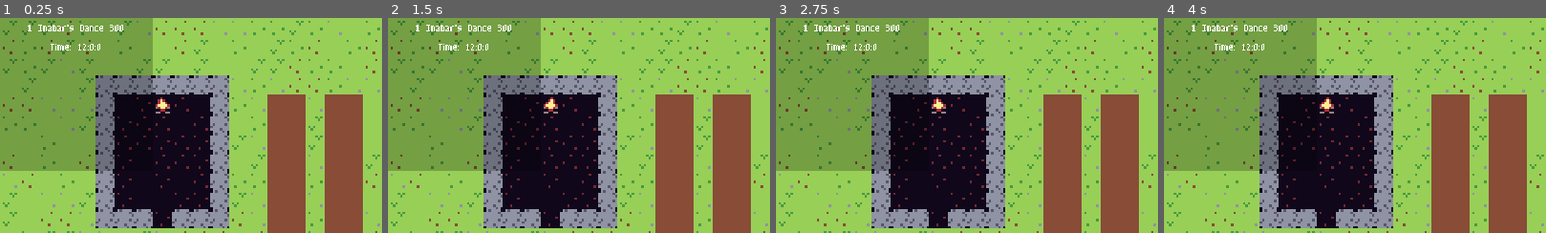
Above: before the commit, frames 1-4 (left to right).
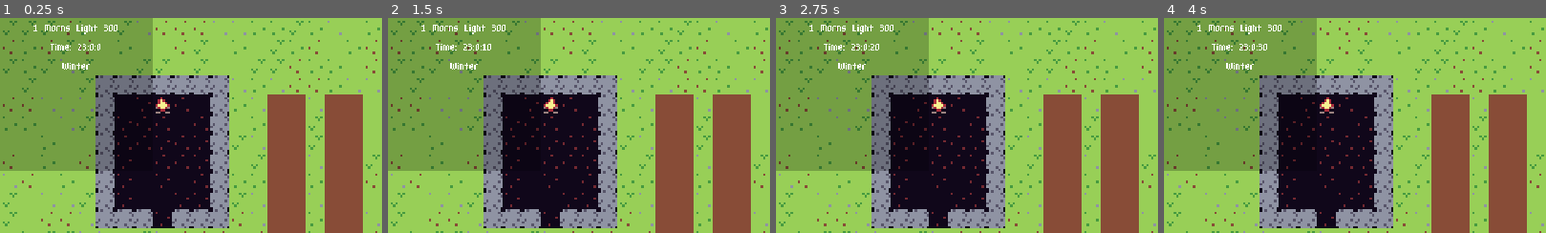
Above: after the commit, the same moments.

Repository: ChrisGlenn/Taelus
Game: Godot game, scene res://Scenes/ALPHA/Alphafarm/alphafarm.tscn
The game is run twice, just before and just after one commit, with the same random seed, the same clock (stepped at 60 frames per second) and the same inputs. This scene is started directly instead of the project's main scene.
Inputs:
- Up to frame 1 (0.25 s): no input
- Up to frame 2 (1.5 s): tap Enter at 0.5 s; hold Right (tae_right) 0.53-1.28 s; tap End (tae_end) at 0.6 s; tap Space (tae_select) at 1.25 s; hold Down (tae_down) from 1.28 s (still down); tap Ctrl (tae_mode) at 1.35 s
- Up to frame 3 (2.75 s): tap Enter at 2 s; release Down (tae_down) at 2.03 s; hold Right (tae_right) from 2.03 s (still down); tap Space (tae_select) at 2.1 s
- Up to frame 4 (4 s): tap Space (tae_select) at 2.75 s; release Right (tae_right) at 2.78 s; hold Up (tae_up) 2.78-3.53 s; tap End (tae_end) at 2.85 s; tap Enter at 3.5 s; hold Left (tae_left) from 3.53 s (still down); tap Ctrl (tae_mode) at 3.6 s
The pictures show only the part of the screen within x 0-50%, y 0-50%; the shares and areas given below are measured in that part.

The runs differ from the first frame. In frame 1, 0.5% of the frame differs, in the area x 7-33%, y 3-24%; in frame 2, 0.7%; in frame 3, 0.7%; in frame 4, 0.7%.

Commit message:
12/4/2023 AFTERNOON

Diff:
--- a/Scenes/ALPHA/AlphaHUD/alpha_hud.gd
+++ b/Scenes/ALPHA/AlphaHUD/alpha_hud.gd
@@ -6,4 +6,4 @@
 
 
 func _process(_delta):
-	HUD_Text.text = str(Globals.day, " ", Globals.months[Globals.month], " ", Globals.year, "\n", "Time: ", Globals.hour, ":", Globals.minutes, ":", Globals.seconds)
+	HUD_Text.text = str(Globals.day, " ", Globals.months[Globals.month], " ", Globals.year, "\n", "Time: ", Globals.hour, ":", Globals.minutes, ":", Globals.seconds, "\n", Globals.seasons[Globals.season])
--- a/Scenes/System/Clock/clock.gd
+++ b/Scenes/System/Clock/clock.gd
@@ -1,8 +1,69 @@
 extends Node
 # CLOCK
-# moves along the seconds, minutes, hours, days, months, years and seasons
-var keep_time = true # if true the clock will move on
+# keeps track of seconds (by increments of 10 in game), minutes, days, years, months, seasons, ect.
+# will also have a flag that is set when a new day has dawned
+var active_clock = true # FALSE default
+var timer_started = false # if false then activate timer and shut the flag off
+var new_day = false # default FALSE will go to true if it's a new day
 
 
+func _ready():
+	seasons() # run the seasons function
+
 func _process(delta):
-	pass
+	active_time(delta)
+
+func active_time(_clock):
+	if active_clock:
+		# start the timer
+		if !timer_started:
+			$Timer.start()
+			timer_started = true
+		# set the minutes
+		if Globals.seconds == 60:
+			Globals.seconds = 0 # reset seconds
+			if Globals.minutes < 55:
+				# increment the minutes by 5
+				Globals.minutes += 5
+			else:
+				# reset the minutes and check the hours and advance the hour
+				Globals.minutes = 0
+				if Globals.hour < 23:
+					Globals.hour += 1
+				else:
+					Globals.hour = 1 # reset hours to 1
+					if Globals.day < Globals.month_max_days[Globals.month]:
+						Globals.day += 1 # advance the day
+						new_day = true # it's the start of a new day
+					else:
+						Globals.day = 1 # reset the day
+						if Globals.month < 10:
+							# advance the month if it's not a new year yet
+							Globals.month += 1
+							seasons() # run seasons function
+						else:
+							Globals.month = 0 # reset month
+							Globals.year += 1 # advance the year
+							seasons() # run seasons function
+						new_day = true # it's the start of a new day
+	else:
+		$Timer.stop() # stop the timer
+		timer_started = false # reset the timer started flag
+
+func seasons():
+	# get the month and set the season accordingly
+	if Globals.month == 0:
+		# Morns' Light
+		Globals.season = 0 # winter
+	elif Globals.month == 1:
+		# Inabar's Dance
+		if Globals.day >= 11:
+			Globals.season = 1 # spring
+		else:
+			Globals.season = 0 # winter
+	elif Globals.month == 2:
+		# Ransfir
+		Globals.season = 1 # spring
+
+func _on_timer_timeout():
+	Globals.seconds += 10
--- a/Scenes/System/Clock/clock.tscn
+++ b/Scenes/System/Clock/clock.tscn
@@ -1,6 +1,10 @@
-[gd_scene load_steps=2 format=3 uid="uid://btorjn7v7x58h"]
+[gd_scene load_steps=2 format=3 uid="uid://buy10urr77pff"]
 
 [ext_resource type="Script" path="res://Scenes/System/Clock/clock.gd" id="1_qliip"]
 
 [node name="Clock" type="Node"]
 script = ExtResource("1_qliip")
+
+[node name="Timer" type="Timer" parent="."]
+
+[connection signal="timeout" from="Timer" to="." method="_on_timer_timeout"]
--- a/Scripts/Globals.gd
+++ b/Scripts/Globals.gd
@@ -53,15 +53,15 @@
 var background = []
 var background_description = []
 var year = 300
-var month = 1
+var month = 0
 var day = 1
 var season = 1
-var hour = 12 # noon
+var hour = 23 # noon
 var minutes = 0 # 60 seconds
 var seconds = 0
 var months = ["Morns Light","Inabar's Dance","Ransfir","Gundar's Wake","Noruv's Fire","Sunsfir","Bloodmun","Harvest Fall","First Frost","Night's Fall"]
 var month_max_days = [28,22,26,29,30,24,26,24,25,22]
-var seasons = ["winter","spring","summer","fall"]
+var seasons = ["Winter","Spring","Summer","Fall"]
 var days_in_game = 0
 var cut_trees = [] # holds trees that have been cut
 var mined_rocks = [] # holds stones that have been mined
--- a/project.godot
+++ b/project.godot
@@ -21,6 +21,7 @@
 Globals="*res://Scripts/Globals.gd"
 SaveLoad="*res://Scripts/SaveLoad.gd"
 Events="*res://Scripts/Events.gd"
+Clock="*res://Scenes/System/Clock/clock.tscn"
 
 [display]
 
